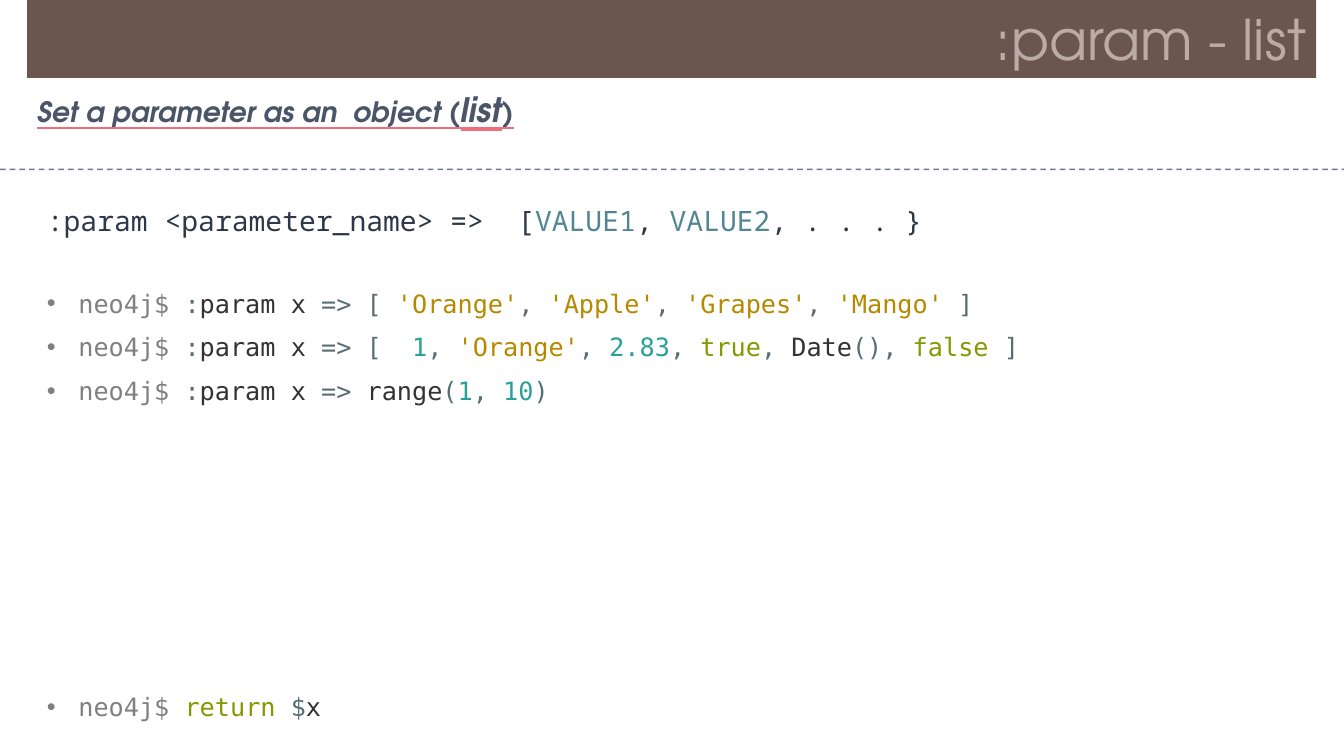
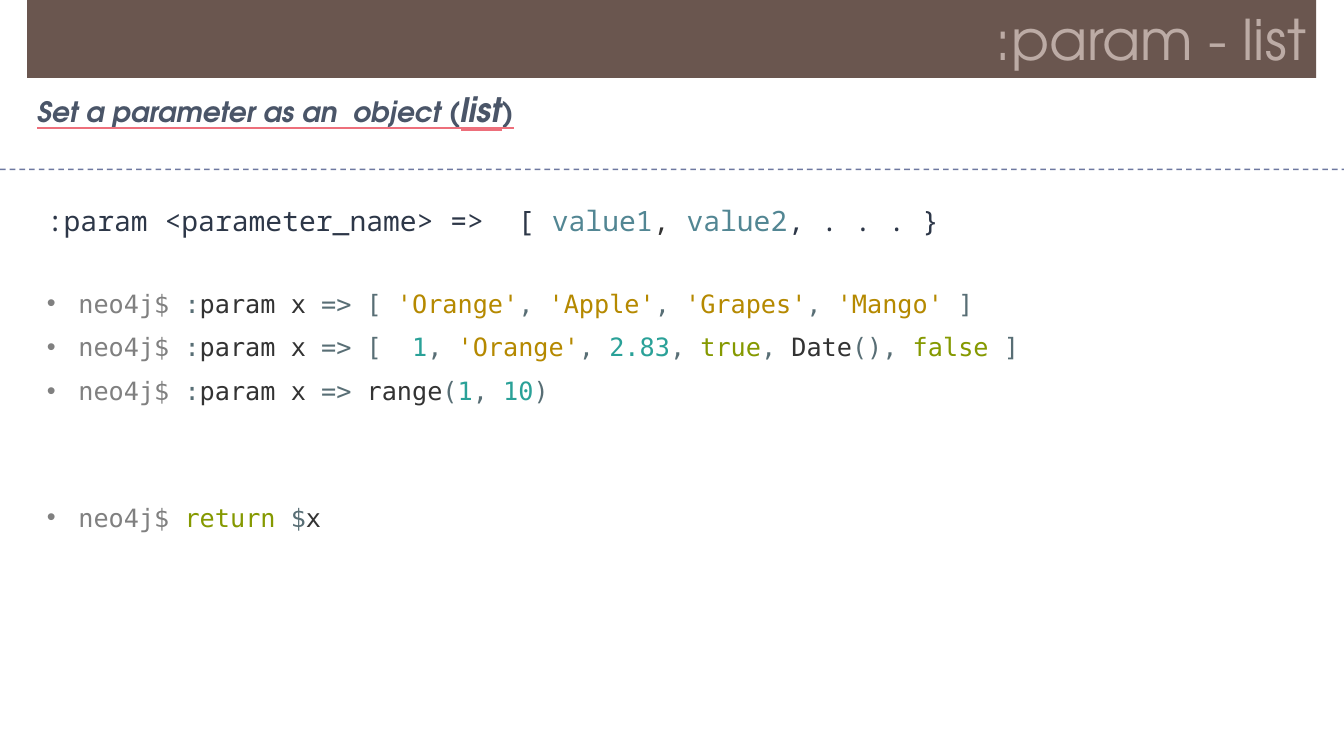
Before and after one commit to Saleel-Bagde/PPT-s, a slide deck: slide 35 of Neo4j.pptx. Drawn at 1344x756 pixels with LibreOffice and Linux fonts; fonts in the diff are those of the drawing. Boxes give left, top, right and bottom in pixels: in the first picture for what was removed or moved away, otherwise in the second. Text is boxed around its words. In the diff, an @@ line names an element or a change of style, - is before the commit and + after.

```diff
--- a/Neo4j.pptx
+++ b/Neo4j.pptx
@@ text at (47, 209, 805, 238): text changed @@
-:param <parameter_name> => [VALUE1, VALUE2, . . . }
+:param <parameter_name> => [ value1, value2, . . . }
@@ text "neo4j$ return $x": place and size @@
-text "neo4j$ return $x" at (78, 697, 321, 721)
+text "neo4j$ return $x" at (78, 508, 321, 532)
```
Also in this commit, not shown: 2 other slides changed.
